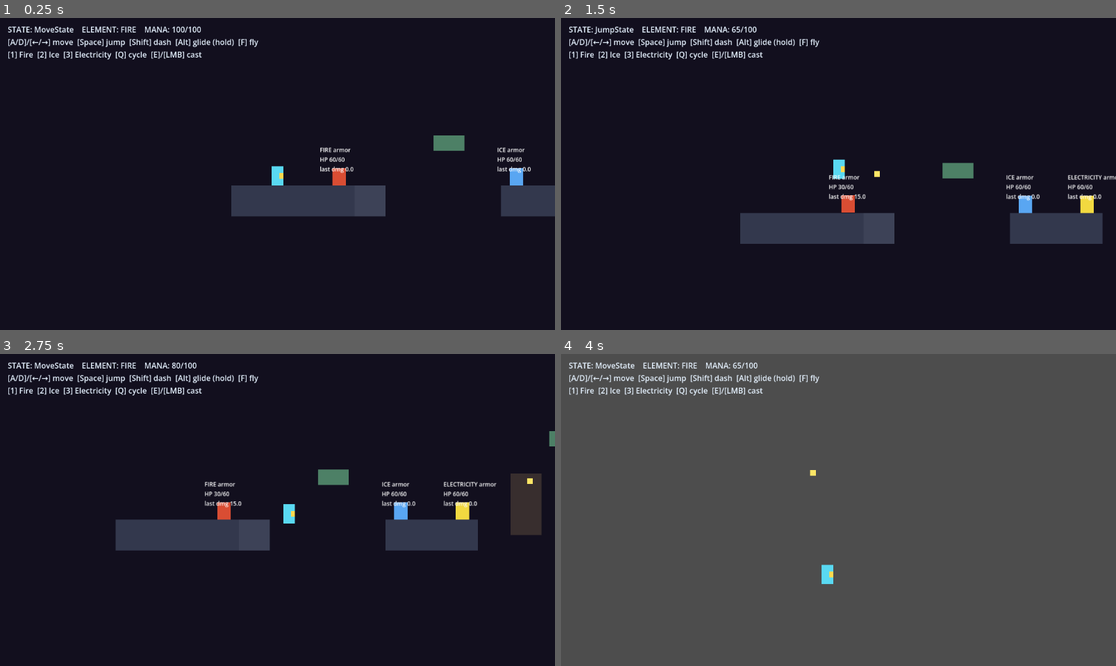
Above: before the commit, frames 1-4 (two rows, left to right).
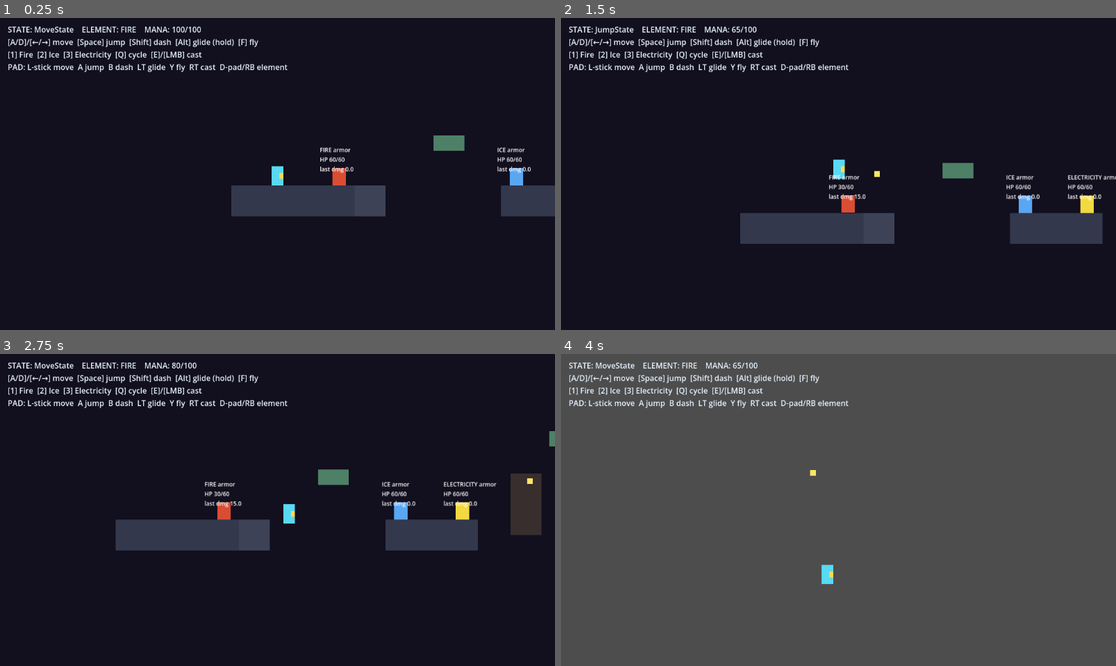
Above: after the commit, the same moments.

Repository: lordiwa/mageRage
Game: Godot game, scene res://levels/test_level.tscn
The game is run twice, just before and just after one commit, with the same random seed, the same clock (stepped at 60 frames per second) and the same inputs.
Inputs (mouse positions are in pixels of both pictures, inside the frame that each line leads up to):
- Up to frame 1 (0.25 s): no input
- Up to frame 2 (1.5 s): tap Enter at 0.5 s; move the mouse to (960, 158) at 0.52 s; hold D (move_right) 0.53-1.25 s; tap E (cast) at 0.6 s; click (960, 158) at 0.67 s; tap Space (jump) at 0.77, 1.07 s; tap Shift (dash) at 0.8 s; drag from (727, 189) to (810, 236) at 1.27 s
- Up to frame 3 (2.75 s): move the mouse to (333, 441) at 2.02 s; hold D (move_right) from 2.03 s (still down); hold Ctrl (glide) from 2.03 s (still down); tap F (fly) at 2.1 s
- Up to frame 4 (4 s): release D (move_right) at 2.75 s; release Ctrl (glide) at 2.75 s; drag from (810, 572) to (672, 463) at 2.77 s; move the mouse to (1005, 556) at 3.52 s; hold A (move_left) from 3.53 s (still down); tap Space (jump) at 3.6, 3.77 s; tap E (cast) at 3.8 s

The runs differ from the first frame. In frame 1, 0.5% of the frame differs, in the area x 1-52%, y 14-18%; in frame 2, 0.5%; in frame 3, 0.5%; in frame 4, 0.5%.

Commit message:
feat(TASK-007): gamepad support — controller bindings for all actions
Add joypad events (additive over keyboard/mouse) per DD-007: left stick + D-pad
move, A jump, B dash, LT glide, Y fly, RT cast, D-pad element select, RB cycle.
Godot 4 JoyButton/JoyAxis indices. HUD shows the gamepad controls.

Co-Authored-By: Claude Opus 4.8 (1M context) <noreply@anthropic.com>

Diff:
--- a/project.godot
+++ b/project.godot
@@ -23,73 +23,88 @@
 [input]
 
 move_left={
-"deadzone": 0.5,
+"deadzone": 0.3,
 "events": [Object(InputEventKey,"resource_local_to_scene":false,"resource_name":"","device":-1,"window_id":0,"alt_press …(191 unchanged characters)…
 , Object(InputEventKey,"resource_local_to_scene":false,"resource_name":"","device":-1,"window_id":0,"alt_pressed":false …(186 unchanged characters)…
+, Object(InputEventJoypadMotion,"resource_local_to_scene":false,"resource_name":"","device":-1,"axis":0,"axis_value":-1.0,"script":null)
+, Object(InputEventJoypadButton,"resource_local_to_scene":false,"resource_name":"","device":-1,"button_index":13,"pressure":0.0,"pressed":false,"script":null)
 ]
 }
 move_right={
-"deadzone": 0.5,
+"deadzone": 0.3,
 "events": [Object(InputEventKey,"resource_local_to_scene":false,"resource_name":"","device":-1,"window_id":0,"alt_press …(192 unchanged characters)…
 , Object(InputEventKey,"resource_local_to_scene":false,"resource_name":"","device":-1,"window_id":0,"alt_pressed":false …(186 unchanged characters)…
+, Object(InputEventJoypadMotion,"resource_local_to_scene":false,"resource_name":"","device":-1,"axis":0,"axis_value":1.0,"script":null)
+, Object(InputEventJoypadButton,"resource_local_to_scene":false,"resource_name":"","device":-1,"button_index":14,"pressure":0.0,"pressed":false,"script":null)
 ]
 }
 move_up={
-"deadzone": 0.5,
+"deadzone": 0.3,
 "events": [Object(InputEventKey,"resource_local_to_scene":false,"resource_name":"","device":-1,"window_id":0,"alt_press …(192 unchanged characters)…
 , Object(InputEventKey,"resource_local_to_scene":false,"resource_name":"","device":-1,"window_id":0,"alt_pressed":false …(186 unchanged characters)…
+, Object(InputEventJoypadMotion,"resource_local_to_scene":false,"resource_name":"","device":-1,"axis":1,"axis_value":-1.0,"script":null)
 ]
 }
 move_down={
-"deadzone": 0.5,
+"deadzone": 0.3,
 "events": [Object(InputEventKey,"resource_local_to_scene":false,"resource_name":"","device":-1,"window_id":0,"alt_press …(192 unchanged characters)…
 , Object(InputEventKey,"resource_local_to_scene":false,"resource_name":"","device":-1,"window_id":0,"alt_pressed":false …(186 unchanged characters)…
+, Object(InputEventJoypadMotion,"resource_local_to_scene":false,"resource_name":"","device":-1,"axis":1,"axis_value":1.0,"script":null)
 ]
 }
 jump={
 "deadzone": 0.5,
 "events": [Object(InputEventKey,"resource_local_to_scene":false,"resource_name":"","device":-1,"window_id":0,"alt_press …(191 unchanged characters)…
+, Object(InputEventJoypadButton,"resource_local_to_scene":false,"resource_name":"","device":-1,"button_index":0,"pressure":0.0,"pressed":false,"script":null)
 ]
 }
 dash={
 "deadzone": 0.5,
 "events": [Object(InputEventKey,"resource_local_to_scene":false,"resource_name":"","device":-1,"window_id":0,"alt_press …(195 unchanged characters)…
+, Object(InputEventJoypadButton,"resource_local_to_scene":false,"resource_name":"","device":-1,"button_index":1,"pressure":0.0,"pressed":false,"script":null)
 ]
 }
 glide={
 "deadzone": 0.5,
 "events": [Object(InputEventKey,"resource_local_to_scene":false,"resource_name":"","device":-1,"window_id":0,"alt_press …(195 unchanged characters)…
+, Object(InputEventJoypadMotion,"resource_local_to_scene":false,"resource_name":"","device":-1,"axis":4,"axis_value":1.0,"script":null)
 ]
 }
 fly={
 "deadzone": 0.5,
 "events": [Object(InputEventKey,"resource_local_to_scene":false,"resource_name":"","device":-1,"window_id":0,"alt_press …(192 unchanged characters)…
+, Object(InputEventJoypadButton,"resource_local_to_scene":false,"resource_name":"","device":-1,"button_index":3,"pressure":0.0,"pressed":false,"script":null)
 ]
 }
 element_1={
 "deadzone": 0.5,
 "events": [Object(InputEventKey,"resource_local_to_scene":false,"resource_name":"","device":-1,"window_id":0,"alt_press …(191 unchanged characters)…
+, Object(InputEventJoypadButton,"resource_local_to_scene":false,"resource_name":"","device":-1,"button_index":13,"pressure":0.0,"pressed":false,"script":null)
 ]
 }
 element_2={
 "deadzone": 0.5,
 "events": [Object(InputEventKey,"resource_local_to_scene":false,"resource_name":"","device":-1,"window_id":0,"alt_press …(191 unchanged characters)…
+, Object(InputEventJoypadButton,"resource_local_to_scene":false,"resource_name":"","device":-1,"button_index":11,"pressure":0.0,"pressed":false,"script":null)
 ]
 }
 element_3={
 "deadzone": 0.5,
 "events": [Object(InputEventKey,"resource_local_to_scene":false,"resource_name":"","device":-1,"window_id":0,"alt_press …(191 unchanged characters)…
+, Object(InputEventJoypadButton,"resource_local_to_scene":false,"resource_name":"","device":-1,"button_index":14,"pressure":0.0,"pressed":false,"script":null)
 ]
 }
 element_cycle={
 "deadzone": 0.5,
 "events": [Object(InputEventKey,"resource_local_to_scene":false,"resource_name":"","device":-1,"window_id":0,"alt_press …(192 unchanged characters)…
+, Object(InputEventJoypadButton,"resource_local_to_scene":false,"resource_name":"","device":-1,"button_index":10,"pressure":0.0,"pressed":false,"script":null)
 ]
 }
 cast={
 "deadzone": 0.5,
 "events": [Object(InputEventKey,"resource_local_to_scene":false,"resource_name":"","device":-1,"window_id":0,"alt_press …(192 unchanged characters)…
 , Object(InputEventMouseButton,"resource_local_to_scene":false,"resource_name":"","device":-1,"window_id":0,"alt_presse …(244 unchanged characters)…
+, Object(InputEventJoypadMotion,"resource_local_to_scene":false,"resource_name":"","device":-1,"axis":5,"axis_value":1.0,"script":null)
 ]
 }
 
--- a/scripts/ui/debug_hud.gd
+++ b/scripts/ui/debug_hud.gd
@@ -52,5 +52,5 @@
 				element_txt = _ELEMENT_NAMES[spell.element]
 		if _player.has_method("current_mana"):
 			mana_txt = "%d/%d" % [int(_player.current_mana()), int(_player.max_mana())]
-	_label.text = "STATE: %s    ELEMENT: %s    MANA: %s\n[A/D]/[←/→] move  [Space] jump  [Shift] dash  [Alt] glide (hold)  [F] fly\n[1] Fire  [2] Ice  [3] Electricity  [Q] cycle  [E]/[LMB] cast" % [
+	_label.text = "STATE: %s    ELEMENT: %s    MANA: %s\n[A/D]/[←/→] move  [Space] jump  [Shift] dash  [Alt] glide (hold)  [F] fly\n[1] Fire  [2] Ice  [3] Electricity  [Q] cycle  [E]/[LMB] cast\nPAD: L-stick move  A jump  B dash  LT glide  Y fly  RT cast  D-pad/RB element" % [
 		_state_name, element_txt, mana_txt]
